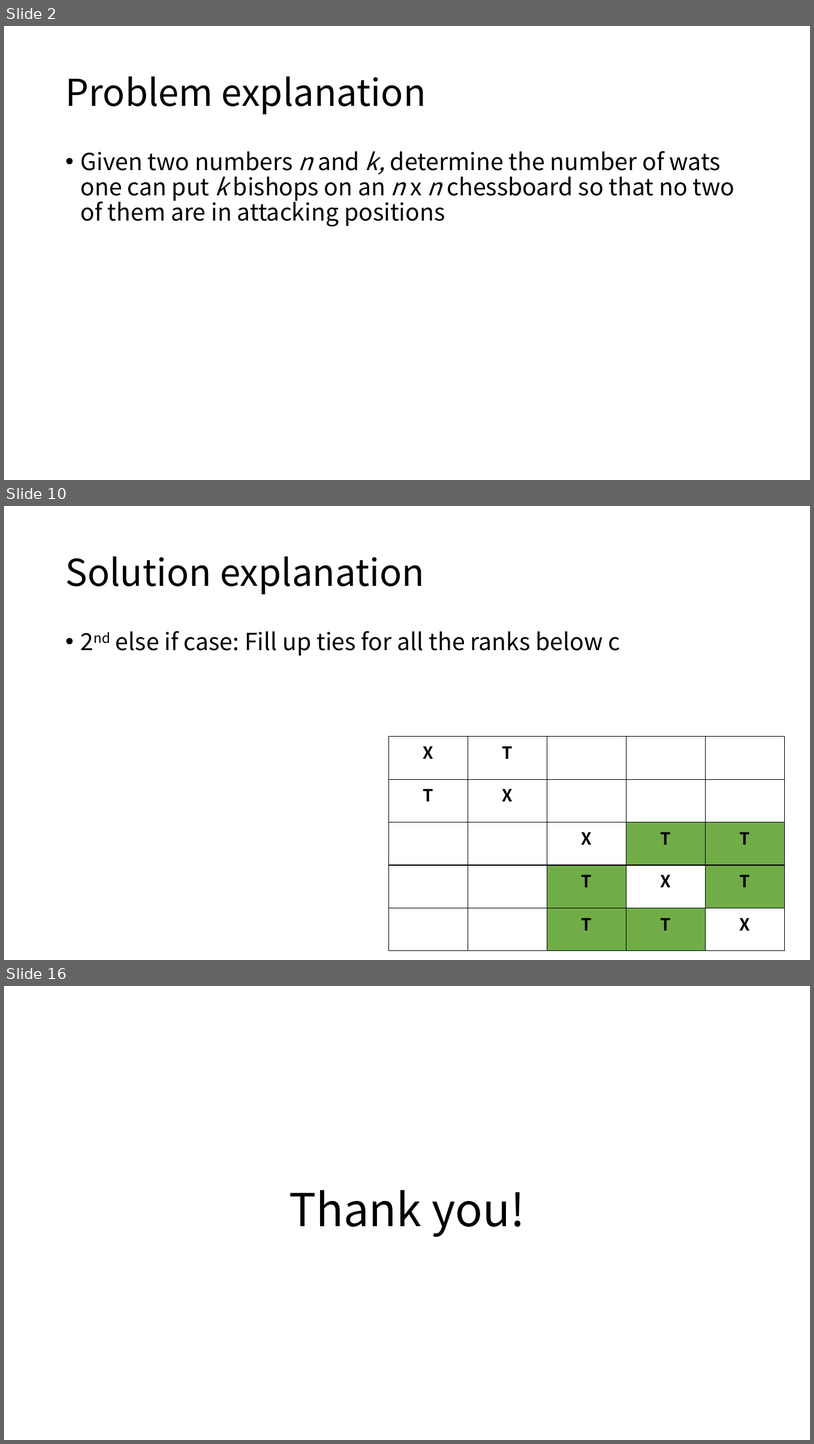
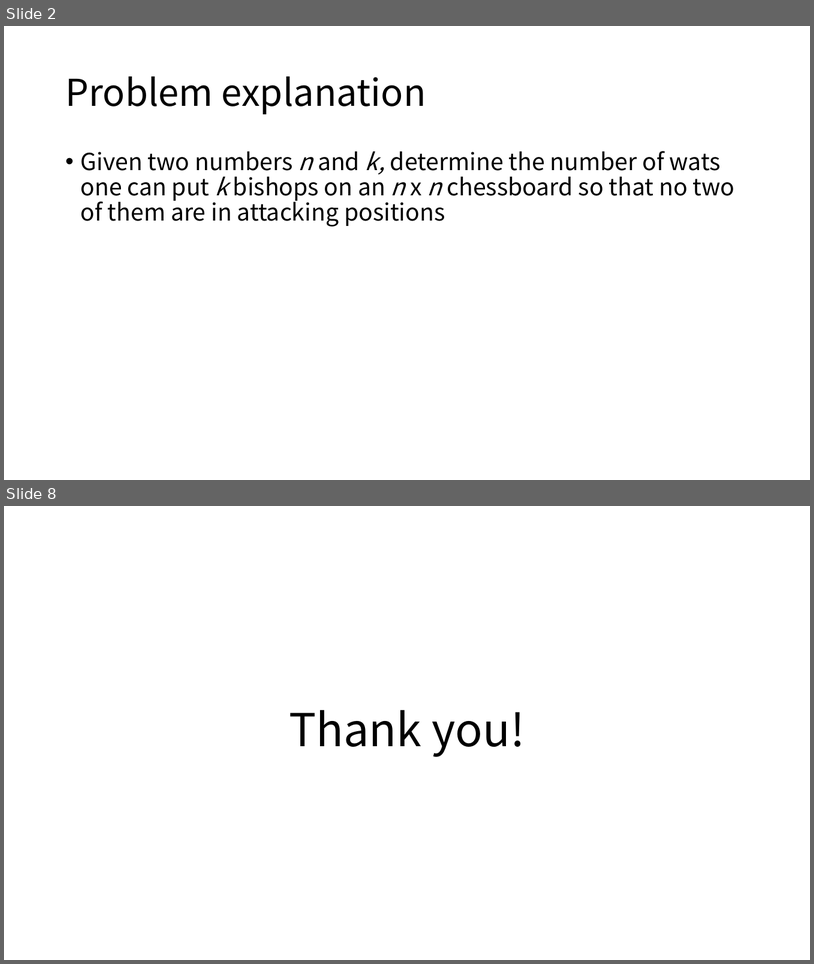
Before and after one commit to gdlee412/Problem-Solving-Techniques, a slide deck: 자료/Report template/Report for exercise or homework.pptx. Shown one above the other, each under a label of ours: slides 2, 10 and 16 before the commit, slides 2 and 8 after it; the slides between them are not shown. The pictures are 814x1444 and 814x964 pixels, drawn with LibreOffice and Linux fonts; fonts in the diff are those of the drawing. Boxes give left, top, right and bottom in pixels: in the first picture for what was removed or moved away, otherwise in the second. Text is boxed around its words. In the diff, an @@ line names an element or a change of style, - is before the commit and + after.

```diff
--- a/자료/Report template/Report for exercise or homework.pptx
+++ b/자료/Report template/Report for exercise or homework.pptx
@@ slide 10 removed at bbox=[4, 506, 810, 960], background #FFFFFF @@
@@ title removed at bbox=[65, 556, 425, 594] @@
-Solution explanation
@@ text removed at bbox=[116, 631, 620, 655] @@
-• 2nd else if case: Fill up ties for all the ranks below c
@@ table removed at bbox=[389, 736, 785, 951], 5 rows, 5 columns @@
-X | T |  |  | 
-T | X |  |  | 
- |  | X | T | T
- |  | T | X | T
- |  | T | T | X
@@ what was slide 16 is now slide 8 @@
```
Also in this commit, not shown: 1 slide changed, 4 slides added, 11 other slides removed, 1 other file.
